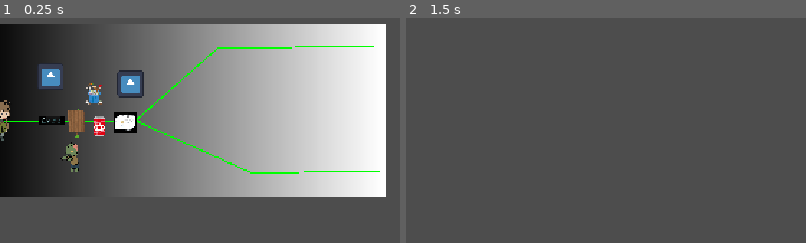
Above: before the commit, frames 1-2 (left to right).
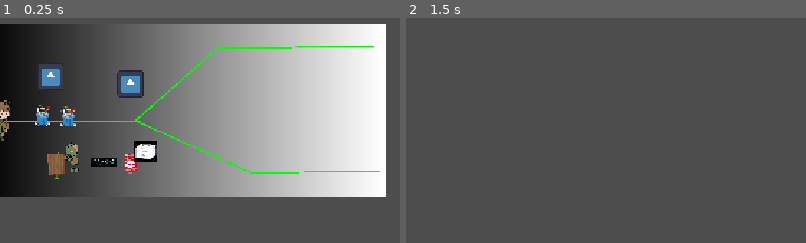
Above: after the commit, the same moments.

Repository: boxboy523/Post-Apocalypse-Constellation
Game: Godot game, scene res://scenes/main.tscn
Same seed, same stepped clock (60 frames per second), same inputs: the game is played once before the commit and once after it. The engine's default icon, where the game draws it, is replaced by a stand-in: a white triangle on a blue panel in a dark square.
Inputs (mouse positions are % of the whole screen's width and height, from its top left):
- Up to frame 1 (0.25 s): no input
- Up to frame 2 (1.5 s): tap Enter at 0.5 s; drag from (3, 5) to (50, 50) at 0.52 s; tap Space (start_path) at 1.25 s; drag from (9, 5) to (50, 50) at 1.27 s
The pictures show only the part of the screen within x 50-100%, y 26-76%; the shares and areas given below are measured in that part.

The runs differ from the first frame. In frame 1, 3.3% of the frame differs, in the area x 8-40%, y 28-72%; in frame 2, nothing differs.

Commit message:
feat: 파밍 더미 추가
무기 / 구급상자 / 랜덤

Diff:
--- a/godot/scenes/main.tscn
+++ b/godot/scenes/main.tscn
@@ -32,19 +32,24 @@
 [node name="CanvasLayer" parent="." unique_id=965425245 instance=ExtResource("3_sugp2")]
 
 [node name="ObstacleHurt" parent="." unique_id=812544508 instance=ExtResource("6_tefeu")]
-position = Vector2(413, 421)
+position = Vector2(488, 480)
 
 [node name="ObstacleEnemy" parent="." unique_id=326172621 instance=ExtResource("7_o6xl0")]
 position = Vector2(444, 485)
 
 [node name="ObstacleGuide" parent="." unique_id=1575274116 instance=ExtResource("8_tipki")]
-position = Vector2(448, 439)
+position = Vector2(419, 500)
 
 [node name="ObstacleNoise" parent="." unique_id=1217144772 instance=ExtResource("9_85g3d")]
-position = Vector2(481, 428)
+position = Vector2(526, 481)
 
 [node name="ObstacleHeal" parent="." unique_id=115392575 instance=ExtResource("10_choun")]
-position = Vector2(519, 423)
+position = Vector2(549, 465)
 
 [node name="ObstacleFarm" parent="." unique_id=1906898441 instance=ExtResource("11_ya4ey")]
-position = Vector2(474, 388)
+position = Vector2(437, 421)
+farm_type = "random"
+
+[node name="ObstacleFarm2" parent="." unique_id=1295423157 instance=ExtResource("11_ya4ey")]
+position = Vector2(400, 419)
+farm_type = "random"
--- a/godot/scripts/obstacle_farm.gd
+++ b/godot/scripts/obstacle_farm.gd
@@ -1,6 +1,81 @@
 extends "res://scripts/obstacle_base.gd"
+
+@export_enum("weapon", "medkit", "random")
+var farm_type: String = "weapon"
+
+@export_enum("knife", "bat", "crowbar")
+var weapon_reward: String = "knife"
+
+# 랜덤 더미 확률
+@export var weight_medkit: int = 15
+@export var food: int = 20
+@export var water: int = 20
+@export var supply: int = 20
+@export var weight_none: int = 25
+
+var used: bool = false
 
 func _on_area_entered(area: Area2D) -> void:
 	var player = area.get_parent()
+
 	if not player.is_in_group("player"):
 		return
+
+	if used:
+		return
+
+	used = true
+
+	match farm_type:
+		"weapon":
+			give_weapon(player)
+
+		"medkit":
+			give_medkit(player)
+
+		"random":
+			give_random_reward(player)
+
+	queue_free()
+
+func give_weapon(player) -> void:
+	player.weapon = weapon_reward
+	print("무기 획득: ", weapon_reward)
+	print("현재 전투 성공 확률: ", player.WEAPON_SUCCESS_CHANCE[player.weapon])
+
+
+func give_medkit(player) -> void:
+	player.get_medkit()
+	print("구상 획득")
+
+
+func give_random_reward(player) -> void:
+	var total_weight := weight_medkit + food + water + supply + weight_none
+	var roll := randi_range(1, total_weight)
+
+	if roll <= weight_medkit:
+		give_medkit(player)
+		return
+
+	roll -= weight_medkit
+
+	if roll <= food:
+		print("음식 획득")
+		# 나중에 player.get_supply_1() 같은 함수 만들면 여기서 호출
+		return
+
+	roll -= food
+
+	if roll <= water:
+		print("물 획득")
+		# 나중에 player.get_supply_2() 같은 함수 만들면 여기서 호출
+		return
+
+	roll -= water
+
+	if roll <= supply:
+		print("물자 획득")
+		# 나중에 player.get_supply_3() 같은 함수 만들면 여기서 호출
+		return
+
+	print("아무것도 얻지 못함")
--- a/godot/scripts/player.gd
+++ b/godot/scripts/player.gd
@@ -26,7 +26,7 @@
 func _process(delta: float) -> void:
 	if not (get_parent() is PathChoice):
 		return
-	print(state)
+	#print(state)
 	match state:
 		PlayerState.ON_PATH: # 플레이어가 경로를 따라 이동 중
 			if self.progress_ratio < 1.0:
